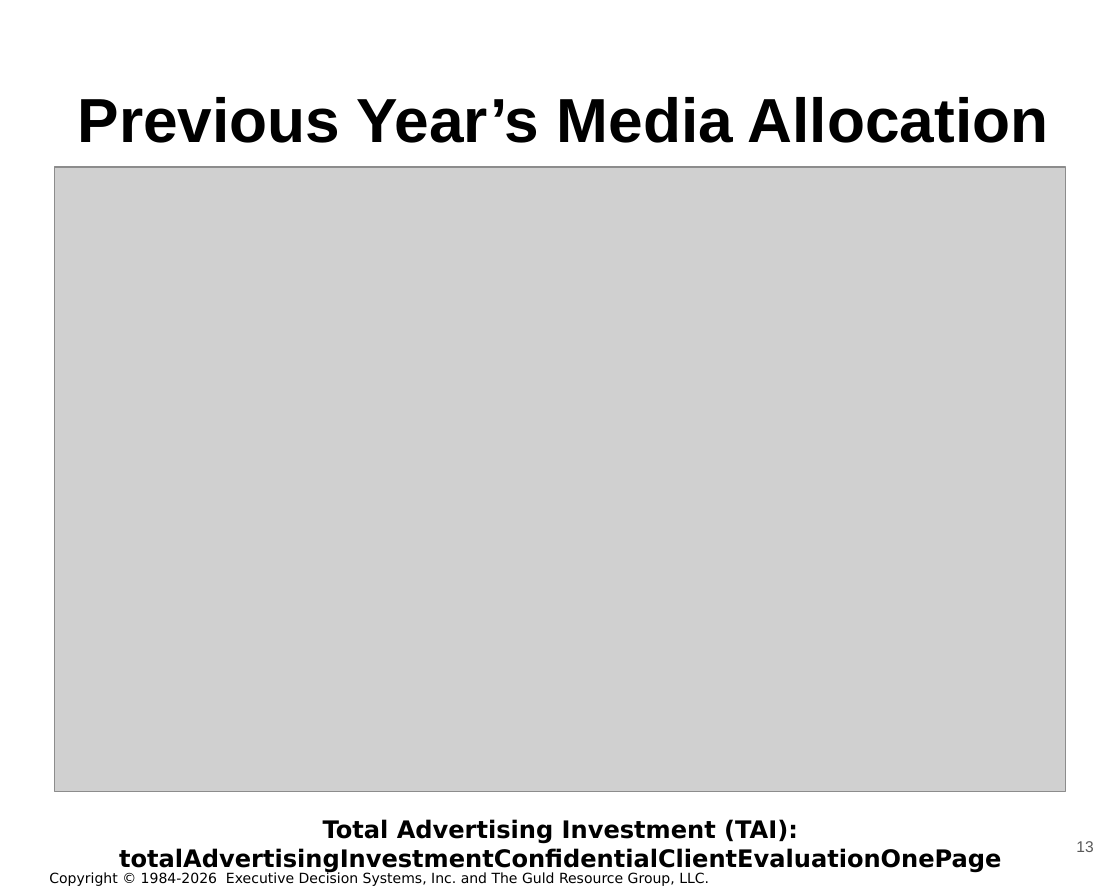
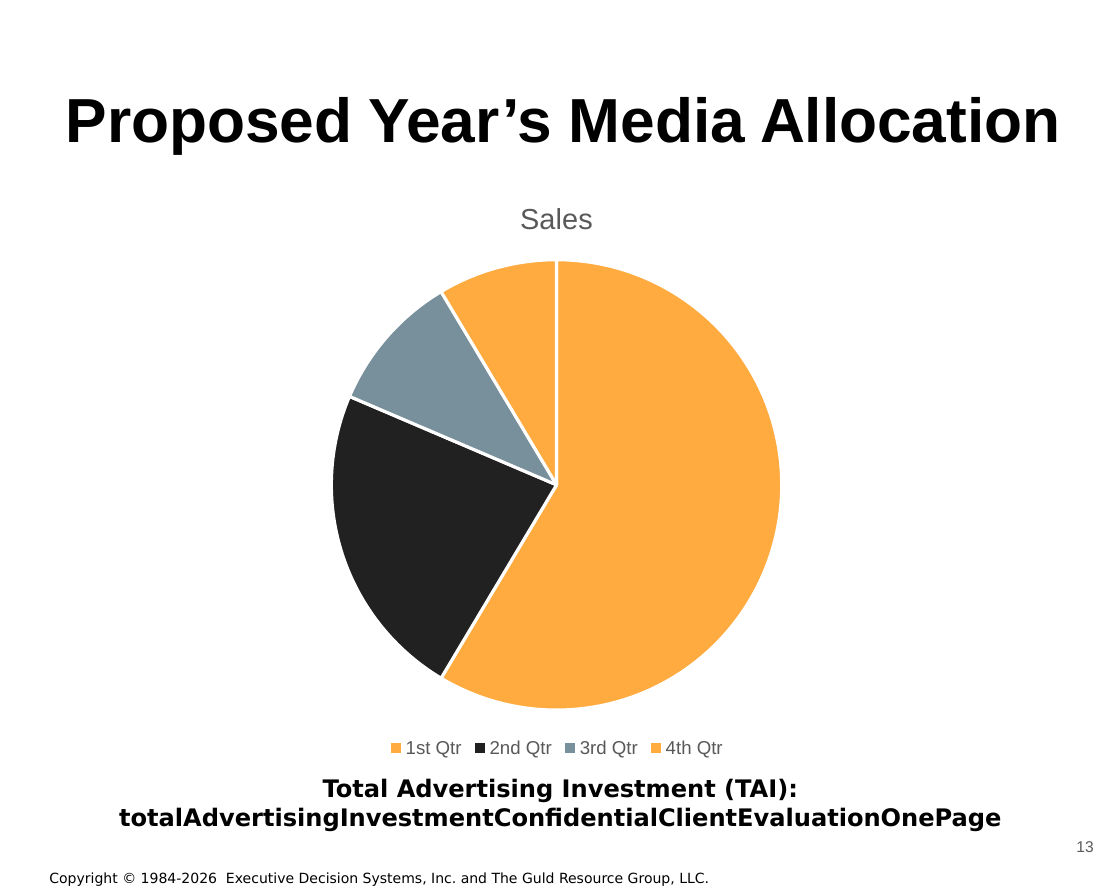
Before and after one commit to hintonandrew510/wizardfrontend, a slide deck: slide 13 of mavenprojectSCR/src/main/resources/powerpointtemplate/tv.pptx. Drawn at 1120x896 pixels with LibreOffice and Linux fonts; fonts in the diff are those of the drawing; grey boxes stand for pictures; background and template pictures are left out. Boxes give left, top, right and bottom in pixels: in the first picture for what was removed or moved away, otherwise in the second. Text is boxed around its words. In the diff, an @@ line names an element or a change of style, - is before the commit and + after.

```diff
--- a/mavenprojectSCR/src/main/resources/powerpointtemplate/tv.pptx
+++ b/mavenprojectSCR/src/main/resources/powerpointtemplate/tv.pptx
@@ text at (x1=66, y1=97, x2=1060, y2=154): text changed @@
-Previous Year’s Media Allocation
+Proposed Year’s Media Allocation
@@ picture removed at (x1=55, y1=167, x2=1065, y2=792) @@
@@ pie chart added at (x1=75, y1=177, x2=1037, y2=763) @@
+title "Sales"
+categories: 1st Qtr, 2nd Qtr, 3rd Qtr, 4th Qtr
+Sales: 59, 23, 10, 9
@@ text "Total Advertising Investment (TAI): totalAdvertisingInvestme ..." moved from (x1=323, y1=819, x2=798, y2=844) to (x1=323, y1=778, x2=798, y2=803) @@
```
Also in this commit, not shown: 1 other slide changed, 1 slide removed, 2 other files.
